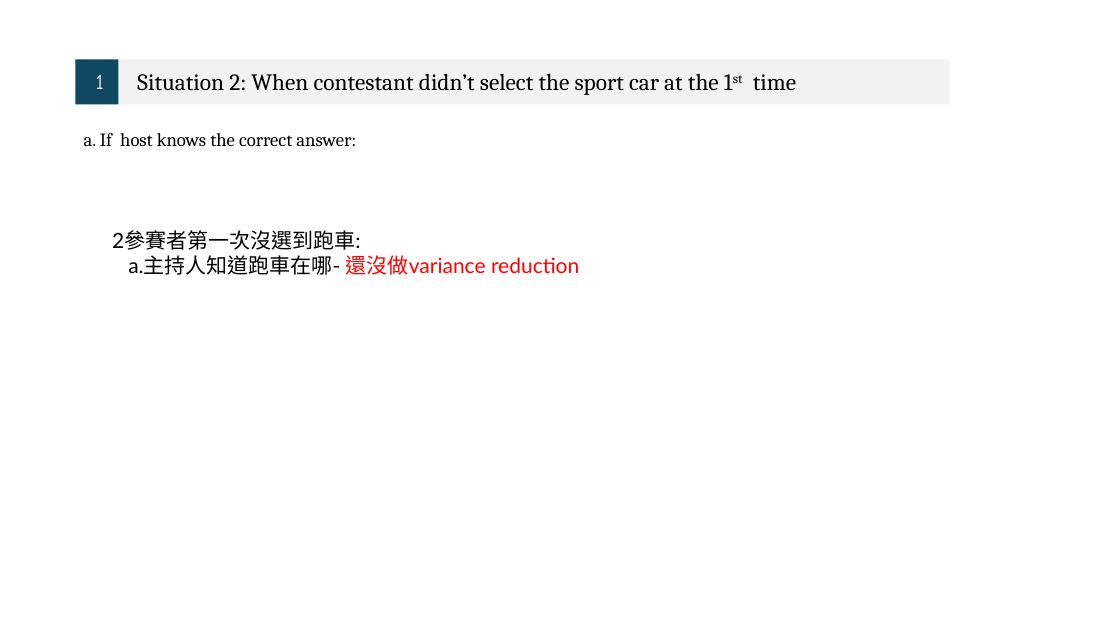
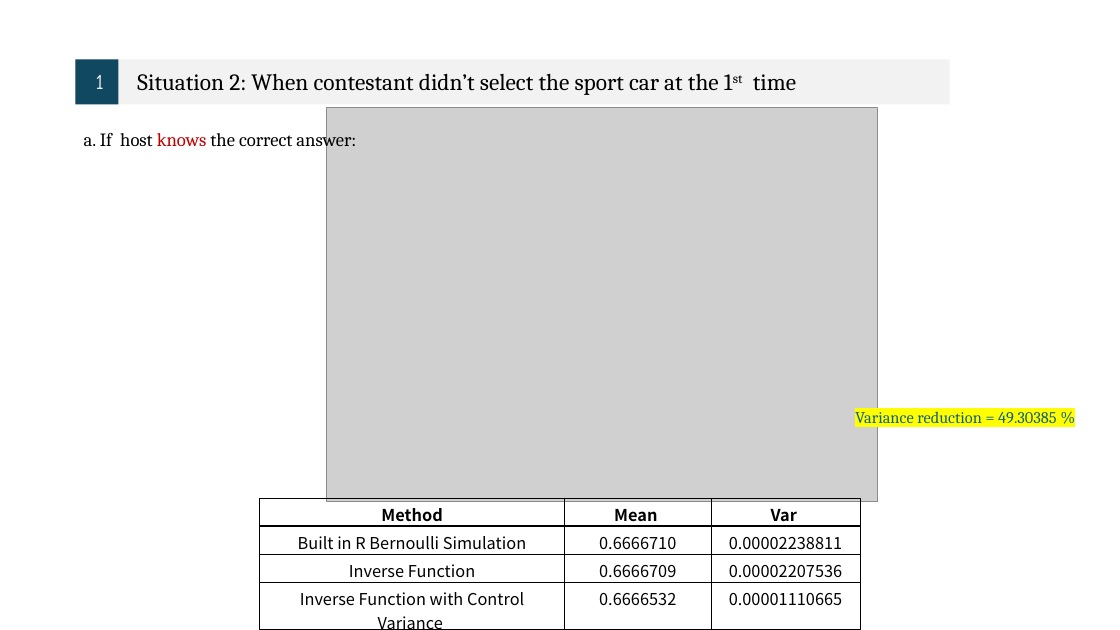
Before and after one commit to Sheena0210/monty-hall-simulation, a slide deck: slide 9 of 統計計算.pptx. Drawn at 1120x630 pixels with LibreOffice and Linux fonts; fonts in the diff are those of the drawing; grey boxes stand for pictures. Boxes give left, top, right and bottom in pixels: in the first picture for what was removed or moved away, otherwise in the second. Text is boxed around its words. In the diff, an @@ line names an element or a change of style, - is before the commit and + after.

```diff
--- a/統計計算.pptx
+++ b/統計計算.pptx
@@ picture added at (x1=326, y1=108, x2=877, y2=501) @@
@@ text "a. If host knows the ..." at (x1=84, y1=129, x2=356, y2=151): text colour #000000 to #C00000 in "knows" @@
@@ text removed at (x1=112, y1=230, x2=579, y2=275) @@
-2參賽者第一次沒選到跑車:
-a.主持人知道跑車在哪- 還沒做variance reduction
@@ text added at (x1=855, y1=411, x2=1056, y2=423), 14 pt, text #156082 @@
+Variance reduction = 49.30385 %
@@ table added at (x1=260, y1=498, x2=860, y2=630), 4 rows, 3 columns @@
+Method | Mean | Var
+Built in R Bernoulli Simulation | 0.6666710 | 0.00002238811
+Inverse Function | 0.6666709 | 0.00002207536
+Inverse Function with Control Variance | 0.6666532 | 0.00001110665
```
Also in this commit, not shown: 5 other slides changed, 3 slides added, 6 slides removed.
